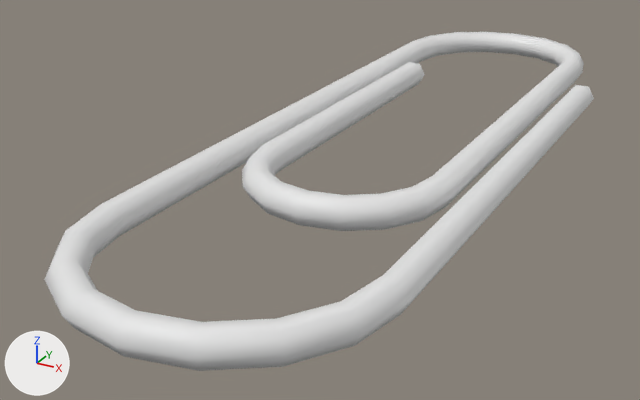
What one commit did to the FBX model Assets/Models/Environment/Paper Clip.fbx.
Both versions are drawn from a 50 mm lens placed at (0.0115, -0.027, 0.0114), pointed at (-0.0022, -0.0021, -0.0011). Every picture has the same lights, and +X, +Y and +Z are marked at lower left. Where no turn or scale is listed for an object, it has been applied to the vertices.

Objects in the first picture: 'Paper Clip'.
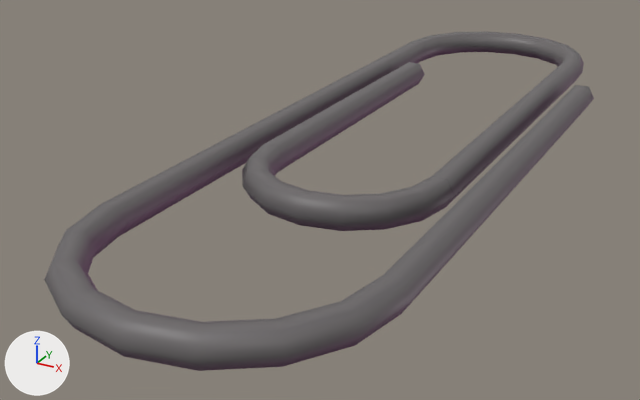
Where the change shows, as pixel boxes (x1, y1, x2, y2) in the pictures (640 x 400 px):
'Paper Clip', surface changed (white to grey)
    both: (44, 32, 594, 371)

Patch to the scene script:
```diff
--- a/Assets/Models/Environment/Paper Clip.fbx.py
+++ b/Assets/Models/Environment/Paper Clip.fbx.py
@@ img_paper_clip_paper_clip_diffuse_png @@
+img_paper_clip_paper_clip_diffuse_png = load_image('Paper Clip_Paper Clip_Diffuse.png', 'Materials/Paper Clip_Paper Clip_Diffuse.png', 512, 512, 'sRGB')
@@ img_paper_clip_paper_clip_normal_png @@
+img_paper_clip_paper_clip_normal_png = load_image('Paper Clip_Paper Clip_Normal.png', 'Materials/Paper Clip_Paper Clip_Normal.png', 512, 512, 'Non-Color')
@@ mat_paper_clip @@
 n0 = _N.new('ShaderNodeBsdfPrincipled'); n0.name = 'Principled BSDF'
 n1 = _N.new('ShaderNodeOutputMaterial'); n1.name = 'Material Output'
+n2 = _N.new('ShaderNodeTexImage'); n2.name = 'Image Texture'
+n2.image = img_paper_clip_paper_clip_diffuse_png
+n3 = _N.new('ShaderNodeTexImage'); n3.name = 'Image Texture.001'
+n3.image = img_paper_clip_paper_clip_normal_png
+n4 = _N.new('ShaderNodeNormalMap'); n4.name = 'Normal Map'
 _L.new(n0.outputs[0], n1.inputs[0])  # 'BSDF' to 'Surface'
+_L.new(n2.outputs[0], n0.inputs[0])  # 'Color' to 'Base Color'
+_L.new(n3.outputs[0], n4.inputs[1])  # 'Color' to 'Color'
+_L.new(n4.outputs[0], n0.inputs[5])  # 'Normal' to 'Normal'
```
